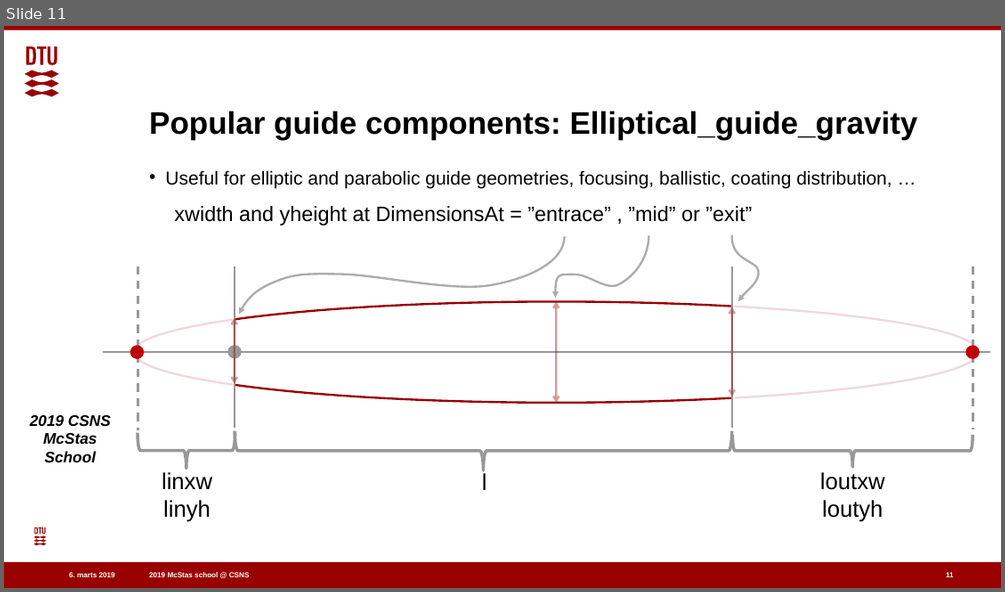
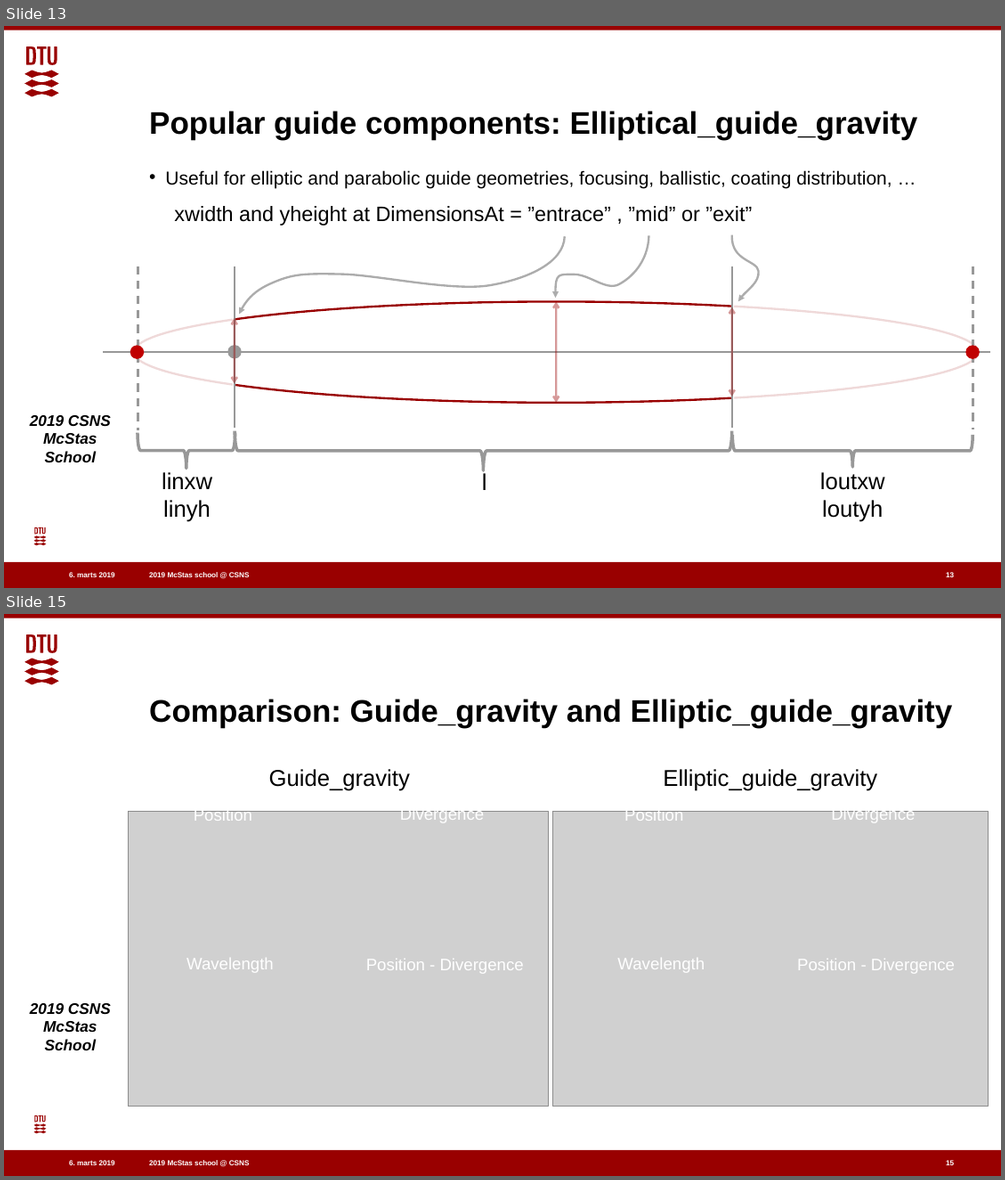
Before and after one commit to eddymaoui/Schools, a slide deck: CSNS_March_2019/2_Tuesday_March_26th/2_guides/guide_intro_talk.pptx. Shown one above the other, each under a label of ours: slide 11 before the commit, slides 13 and 15 after it; the slides between them are not shown. The pictures are 1005x592 and 1005x1180 pixels, drawn with LibreOffice and Linux fonts; fonts in the diff are those of the drawing; grey boxes stand for pictures; background and template pictures are left out. Boxes give left, top, right and bottom in pixels: in the first picture for what was removed or moved away, otherwise in the second. Text is boxed around its words. In the diff, an @@ line names an element or a change of style, - is before the commit and + after.

```diff
--- a/CSNS_March_2019/2_Tuesday_March_26th/2_guides/guide_intro_talk.pptx
+++ b/CSNS_March_2019/2_Tuesday_March_26th/2_guides/guide_intro_talk.pptx
@@ slide 15 added at (4,614,1001,1176), background #FFFFFF; not listed: 7 template elements that a slide beside it also shows @@
@@ title added at (149,699,953,728), 30 pt, text #000000, bold @@
+Comparison: Guide_gravity and Elliptic_guide_gravity
@@ text added at (269,769,410,791), 22 pt, text #000000 @@
+Guide_gravity
@@ text added at (663,769,877,791), 22 pt, text #000000 @@
+Elliptic_guide_gravity
@@ picture added at (128,811,548,1105) @@
@@ text added at (194,808,252,820), 16 pt, text #FFFFFF @@
+Position
@@ text added at (400,807,484,822), 16 pt, text #FFFFFF @@
+Divergence
@@ picture added at (552,811,987,1105) @@
@@ text added at (624,808,683,820), 16 pt, text #FFFFFF @@
+Position
@@ text added at (831,811,914,812), 16 pt, text #FFFFFF @@
+Divergence
@@ text added at (186,958,274,972), 16 pt, text #FFFFFF @@
+Wavelength
@@ text added at (366,958,524,973), 16 pt, text #FFFFFF @@
+Position - Divergence
@@ text added at (617,958,704,972), 16 pt, text #FFFFFF @@
+Wavelength
@@ text added at (797,958,955,973), 16 pt, text #FFFFFF @@
+Position - Divergence
@@ page number added at (946,1160,954,1165), 7 pt, text #FFFFFF, bold @@
+15
@@ what was slide 11 is now slide 13 @@
@@ page number at (946,572,954,577): text changed @@
-11
+13
```
Also in this commit, not shown: 6 slides changed, 3 other slides added, 1 other file.
